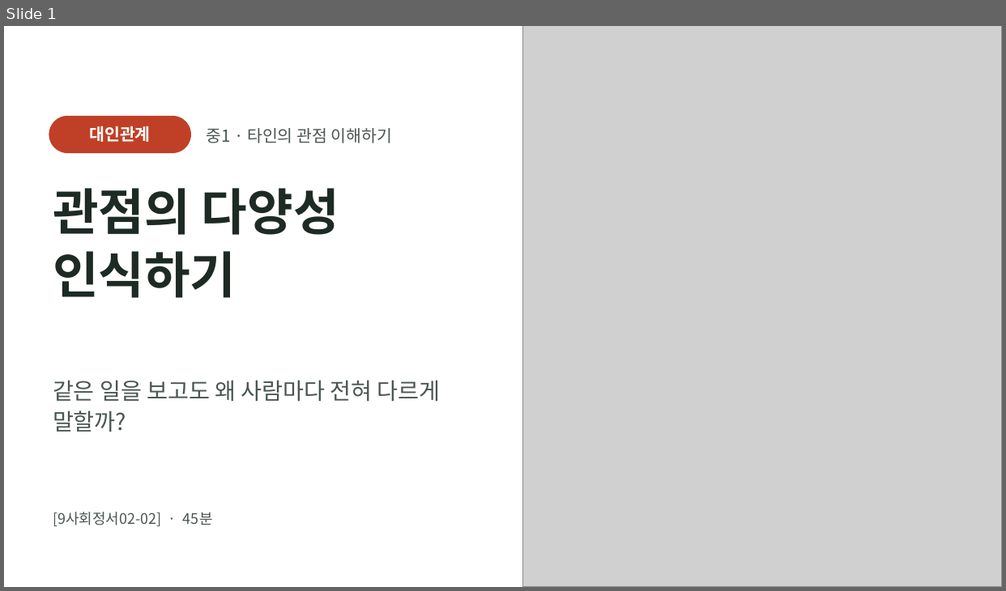
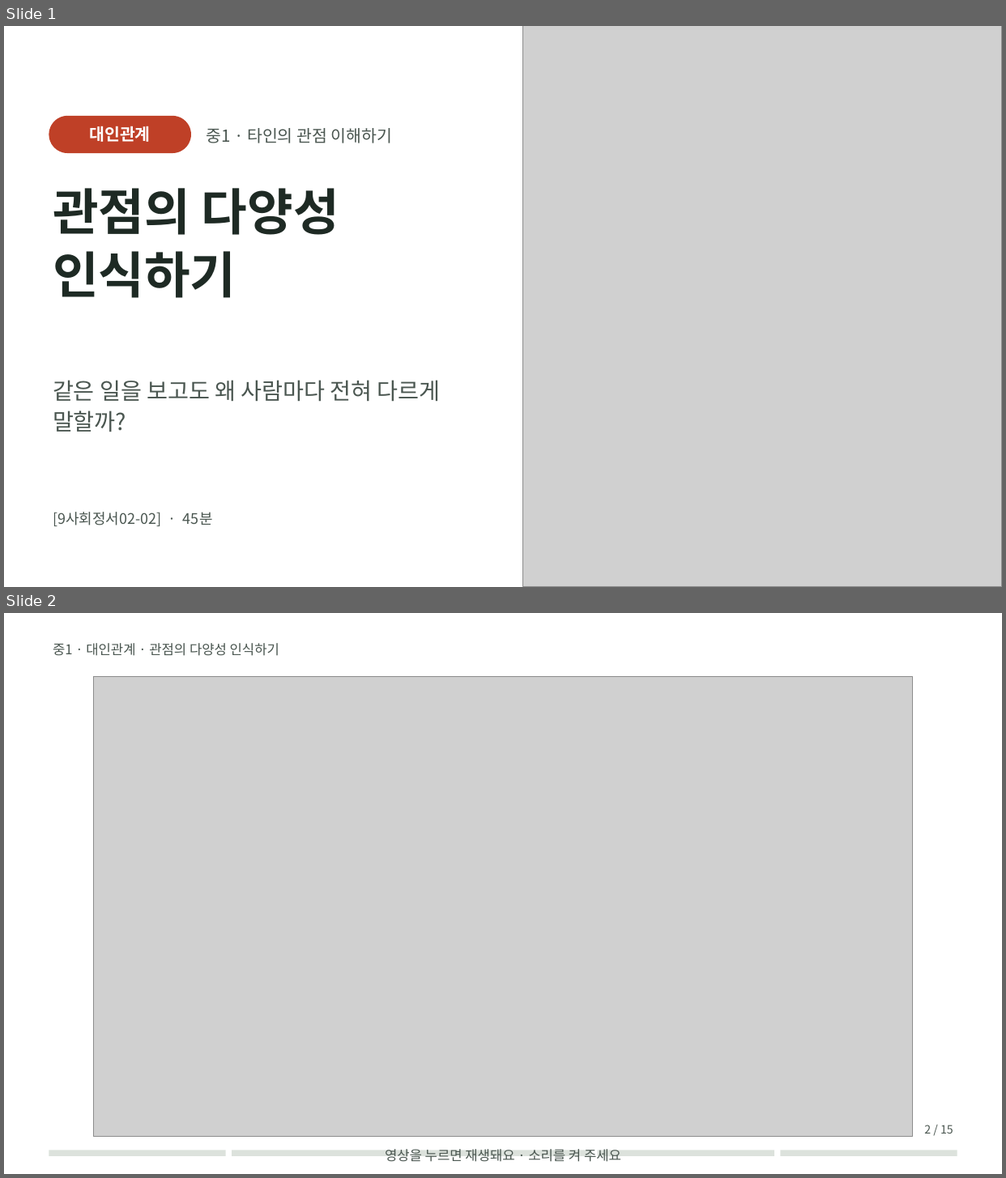
Before and after one commit to cleveranawim-source/levlab, a slide deck: public/files/slides/g1-09.pptx. Shown one above the other, each under a label of ours: slide 1 before the commit, slides 1 and 2 after it. The pictures are 1006x591 and 1006x1178 pixels, drawn with LibreOffice and Linux fonts; fonts in the diff are those of the drawing; grey boxes stand for pictures. Boxes give left, top, right and bottom in pixels: in the first picture for what was removed or moved away, otherwise in the second. Text is boxed around its words. In the diff, an @@ line names an element or a change of style, - is before the commit and + after.

```diff
--- a/public/files/slides/g1-09.pptx
+++ b/public/files/slides/g1-09.pptx
@@ slide 2 added at (x1=4, y1=613, x2=1002, y2=1174), background #FFFFFF @@
@@ text added at (x1=53, y1=643, x2=279, y2=656), 13 pt, text #4A5650 @@
+중1 · 대인관계 · 관점의 다양성 인식하기
@@ picture added at (x1=94, y1=677, x2=912, y2=1137) @@
@@ text added at (x1=924, y1=1125, x2=953, y2=1134), 11 pt, text #4A5650 @@
+2 / 15
@@ rectangle added at (x1=49, y1=1151, x2=226, y2=1157), fill #DCE2DC @@
@@ rectangle added at (x1=232, y1=1151, x2=408, y2=1157), fill #DCE2DC @@
@@ text added at (x1=385, y1=1149, x2=621, y2=1162), 13 pt, text #4A5650 @@
+영상을 누르면 재생돼요 · 소리를 켜 주세요
@@ rectangle added at (x1=415, y1=1151, x2=592, y2=1157), fill #DCE2DC @@
@@ rectangle added at (x1=598, y1=1151, x2=774, y2=1157), fill #DCE2DC @@
@@ rectangle added at (x1=780, y1=1151, x2=957, y2=1157), fill #DCE2DC @@
```
Also in this commit, not shown: 12 slides changed, 40 other files.
